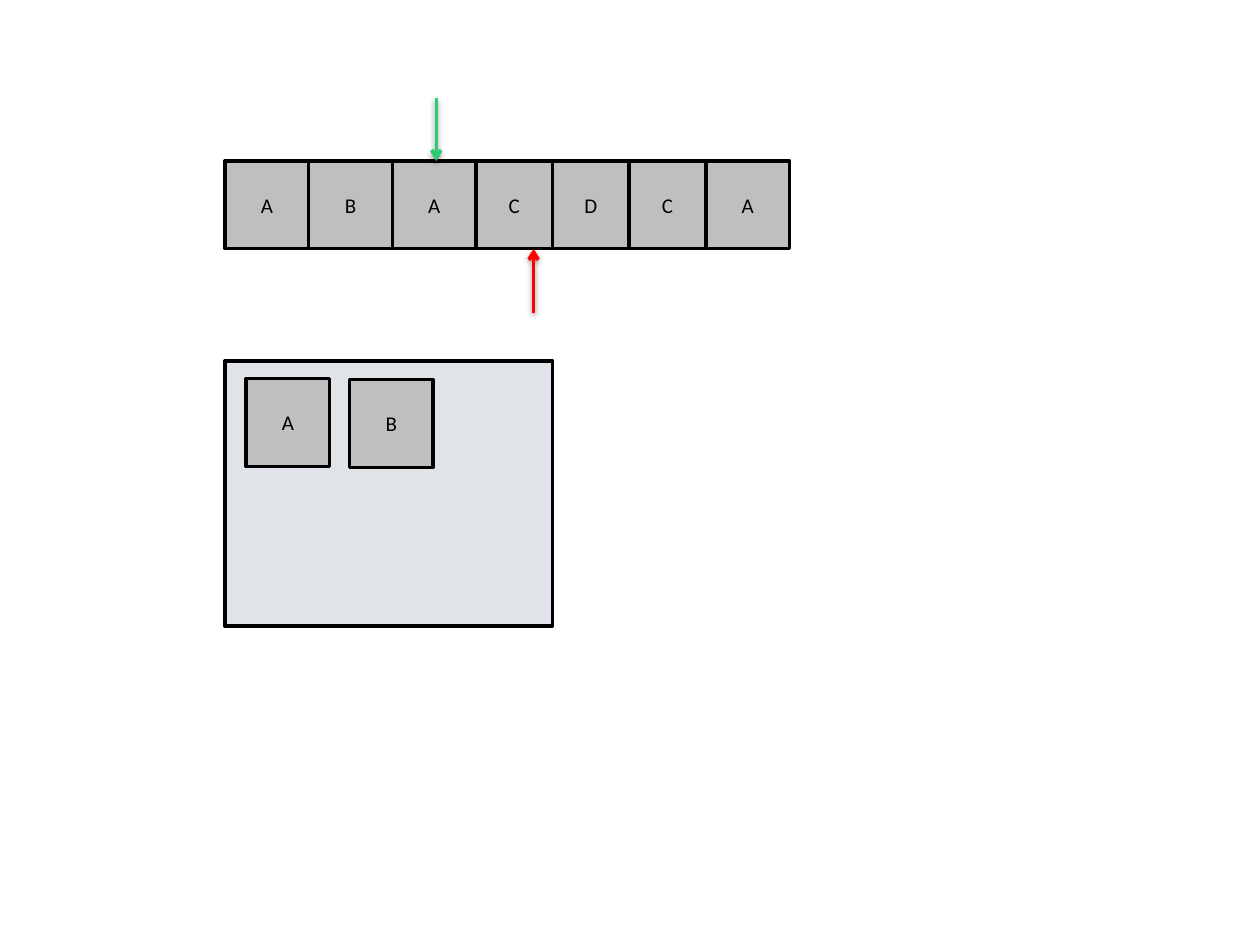
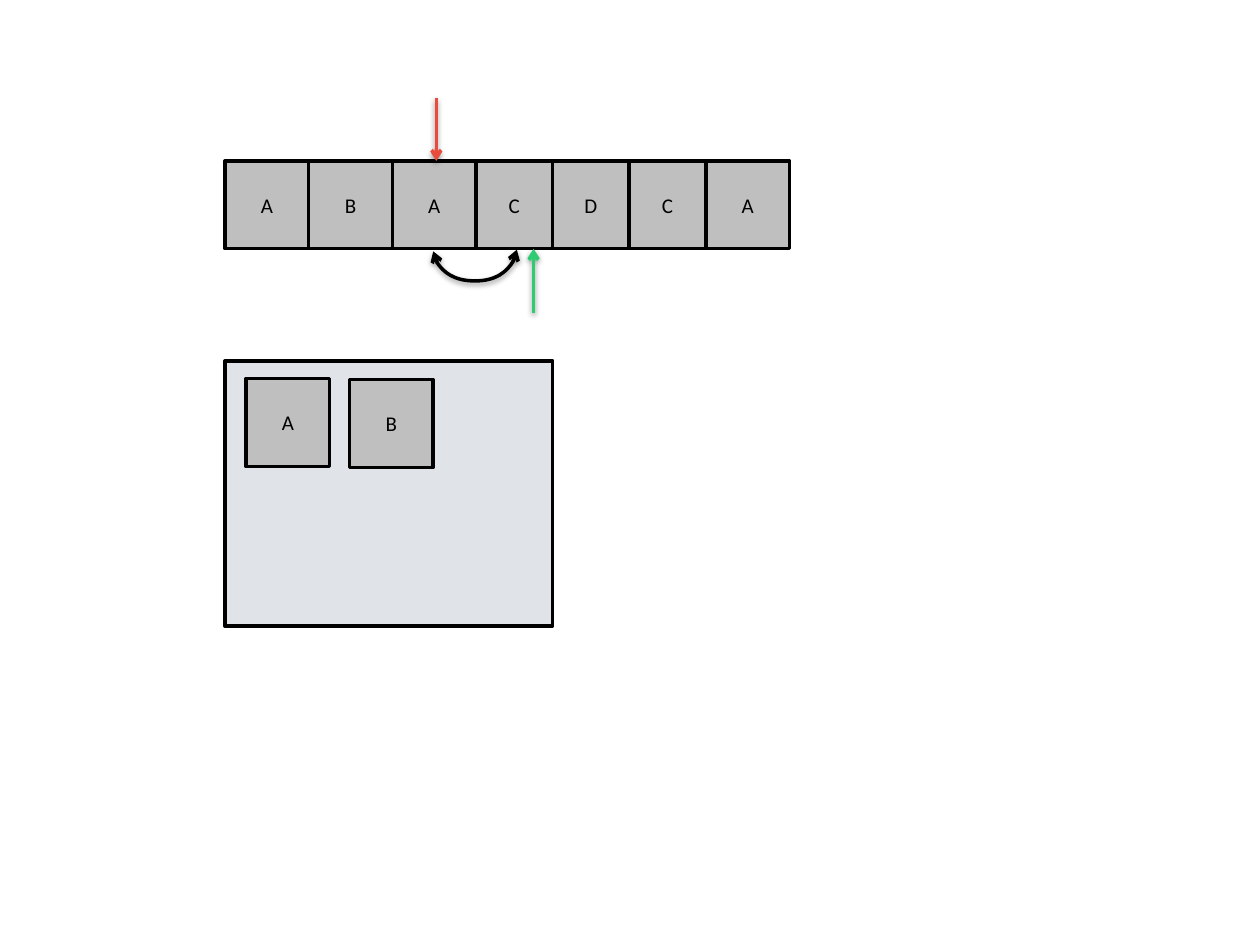
Before and after one commit to jainankit49/HackerGymContent, a slide deck: slide 57 of Images/imgs.pptx (slide 53 before the commit). Drawn at 1260x945 pixels with LibreOffice and Linux fonts; fonts in the diff are those of the drawing. Boxes give left, top, right and bottom in pixels: in the first picture for what was removed or moved away, otherwise in the second. Text is boxed around its words. In the diff, an @@ line names an element or a change of style, - is before the commit and + after.

```diff
--- a/Images/imgs.pptx
+++ b/Images/imgs.pptx
@@ arrow (436, 98) - (436, 161): stroke #2ECC71 2 pt to #E74C3C 2 pt @@
@@ curved double arrow added from (517, 249) to (433, 252), #000000 2 pt @@
@@ arrow (533, 312) - (533, 248): stroke #FF0000 2 pt to #2ECC71 2 pt @@
```
Also in this commit, not shown: 10 other slides changed, 3 slides added.
